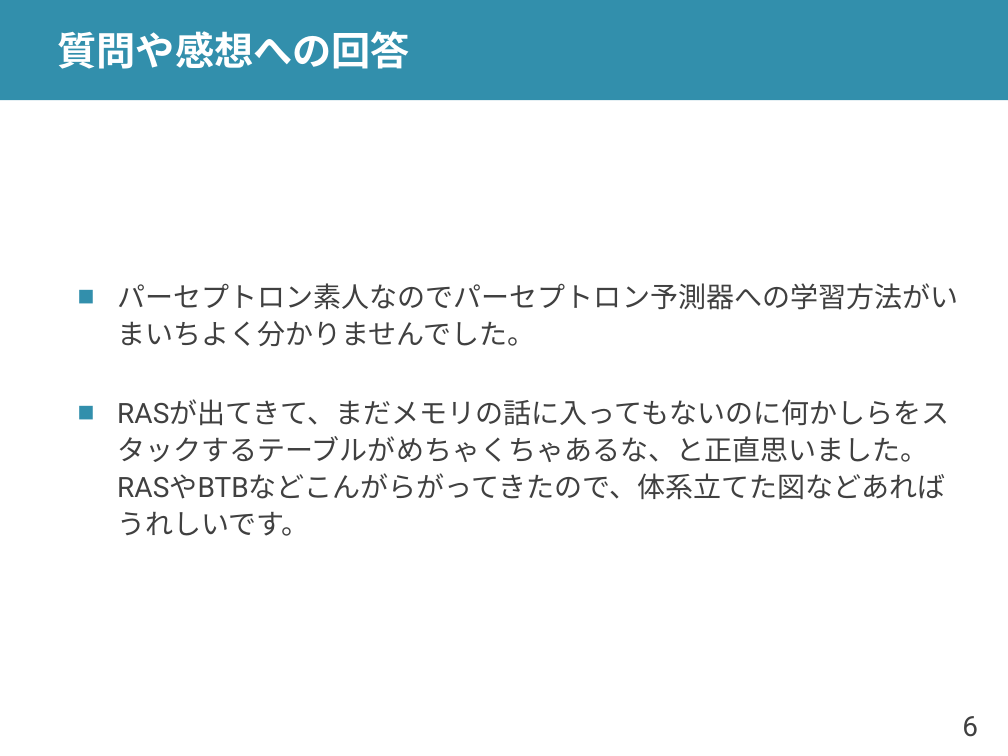
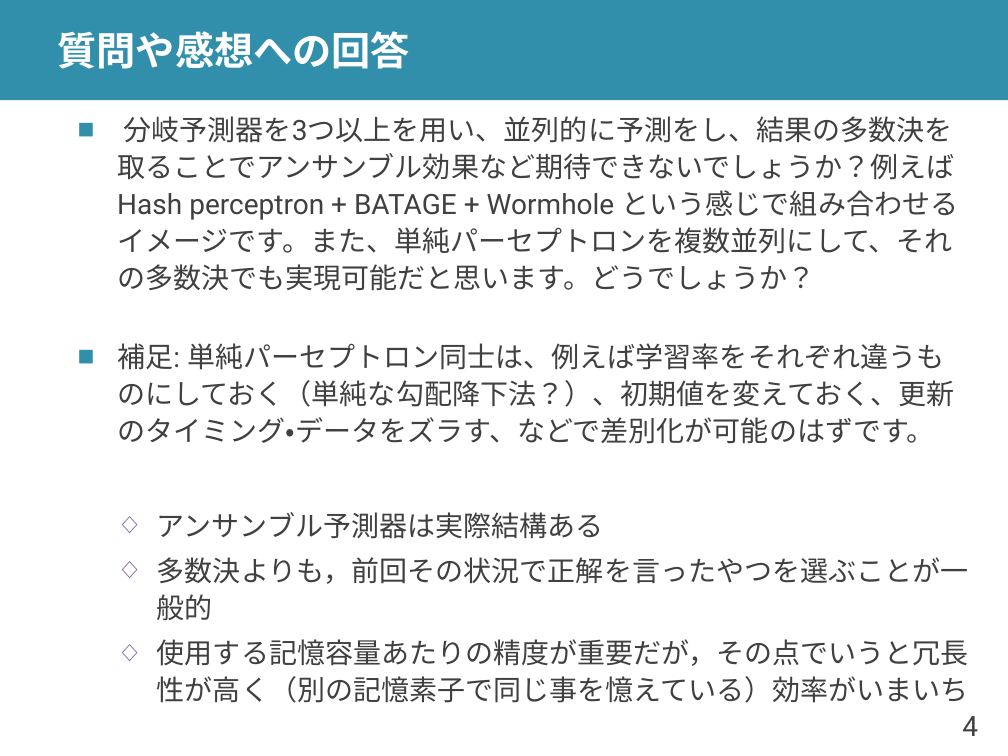
Before and after one commit to shioyadan/advanced-computer-organization, a slide deck: slide 4 of aco-shioya-08.pptx (slide 6 before the commit). Drawn at 1008x756 pixels with LibreOffice and Linux fonts; fonts in the diff are those of the drawing. Boxes give left, top, right and bottom in pixels: in the first picture for what was removed or moved away, otherwise in the second. Text is boxed around its words. In the diff, an @@ line names an element or a change of style, - is before the commit and + after.

Commit message:
８回目分を更新

```diff
--- a/aco-shioya-08.pptx
+++ b/aco-shioya-08.pptx
@@ text at (117,116,969,703): text changed @@
-■ パーセプトロン素人なのでパーセプトロン予測器への学習方法がいまいちよく分かりませんでした。
-■ RASが出てきて、まだメモリの話に入ってもないのに何かしらをスタックするテーブルがめちゃくちゃあるな、と正直思いました。RASやBTBなどこんがらがってきたので、体系立てた図などあればうれしいです。
+■ 分岐予測器を3つ以上を用い、並列的に予測をし、結果の多数決を取ることでアンサンブル効果など期待できないでしょうか？例えば Hash perceptron + BATAGE + Wormhole という感じで組み合わせるイメージです。また、単純パーセプトロンを複数並列にして、それの多数決でも実現可能だと思います。どうでしょうか？
+■ 補足: 単純パーセプトロン同士は、例えば学習率をそれぞれ違うものにしておく（単純な勾配降下法？）、初期値を変えておく、更新のタイミング・データをズラす、などで差別化が可能のはずです。
+  ◇ アンサンブル予測器は実際結構ある
+  ◇ 多数決よりも，前回その状況で正解を言ったやつを選ぶことが一般的
+  ◇ 使用する記憶容量あたりの精度が重要だが，その点でいうと冗長性が高く（別の記憶素子で同じ事を憶えている）効率がいまいち
@@ page number at (962,716,978,736): text changed @@
-6
+4
```
Also in this commit, not shown: 24 other slides changed, 7 slides added, 2 slides removed, 1 other file.
